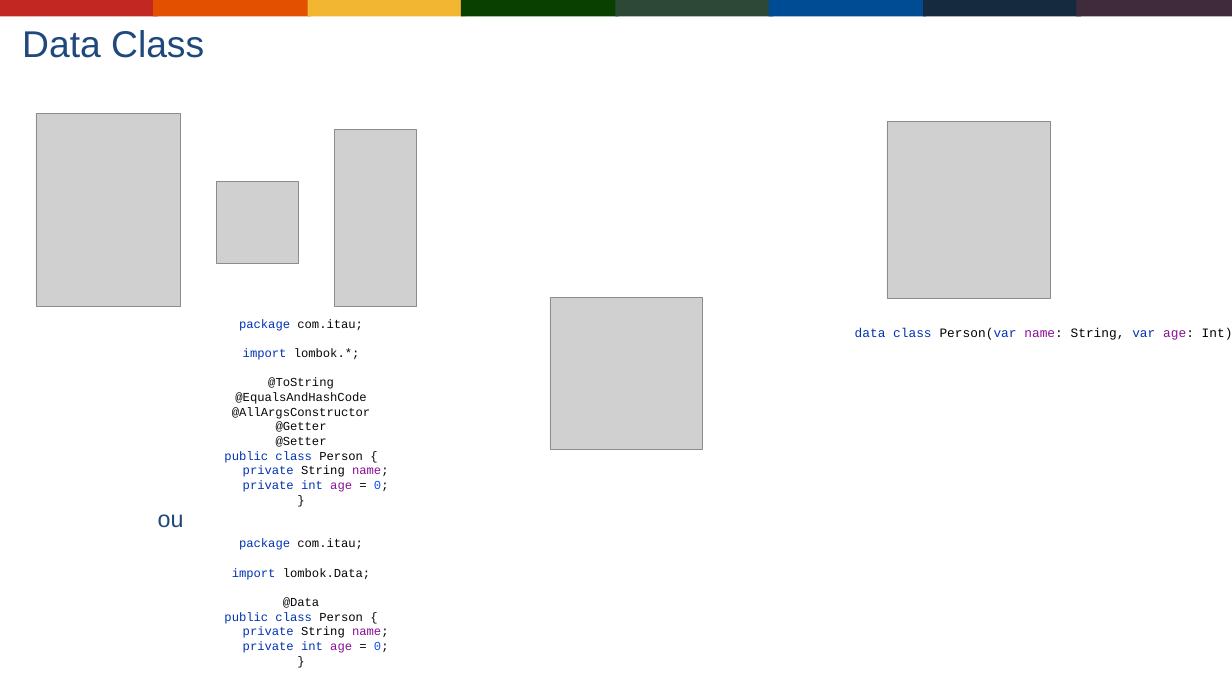
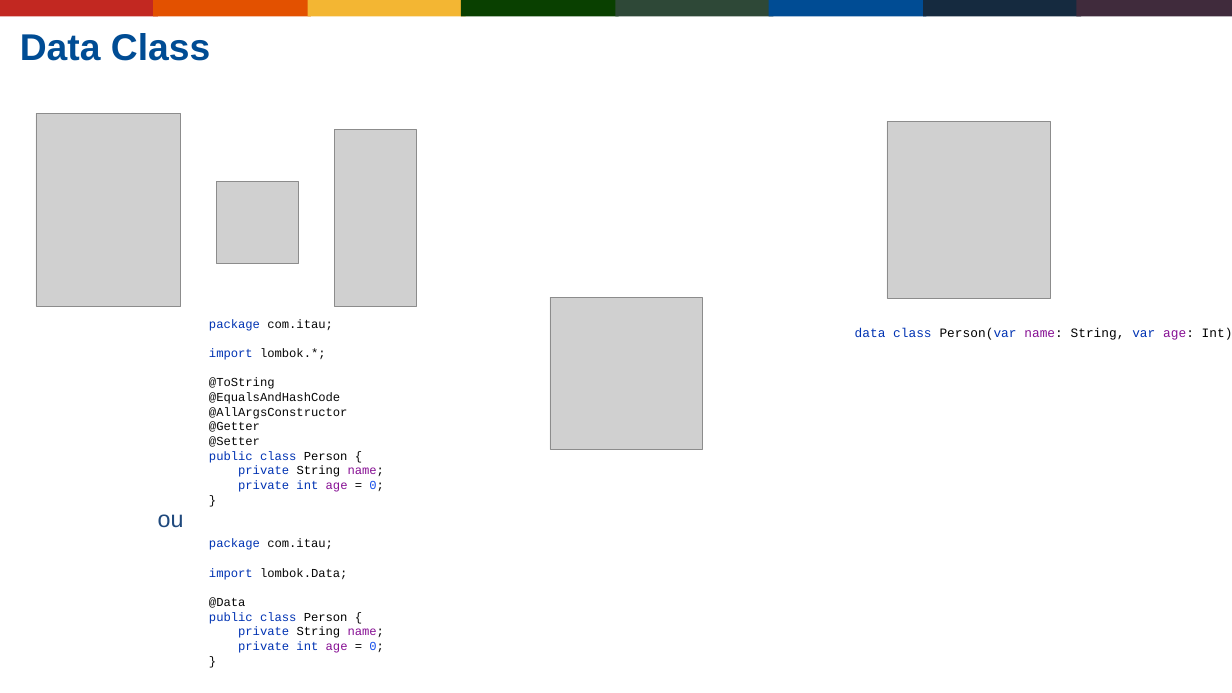
Before and after one commit to Gabrielgps25/meetup-kotlin-java-differences-features, a slide deck: slide 14 of buscando-interoperabilidade-entre-java-jvm-kotlin.odp. Drawn at 1232x693 pixels with LibreOffice and Linux fonts; fonts in the diff are those of the drawing; grey boxes stand for pictures; background and template pictures are left out. Boxes give left, top, right and bottom in pixels: in the first picture for what was removed or moved away, otherwise in the second. Text is boxed around its words. In the diff, an @@ line names an element or a change of style, - is before the commit and + after.

```diff
--- a/buscando-interoperabilidade-entre-java-jvm-kotlin.odp
+++ b/buscando-interoperabilidade-entre-java-jvm-kotlin.odp
@@ title "Data Class" at [20,33,210,61]: text colour #1F497D to #004C94, bold on @@
@@ text "package com.itau; import lombok.*; @ToString ..." at [209,319,384,653]: alignment centre to left @@
```
Also in this commit, not shown: 21 other slides changed.
